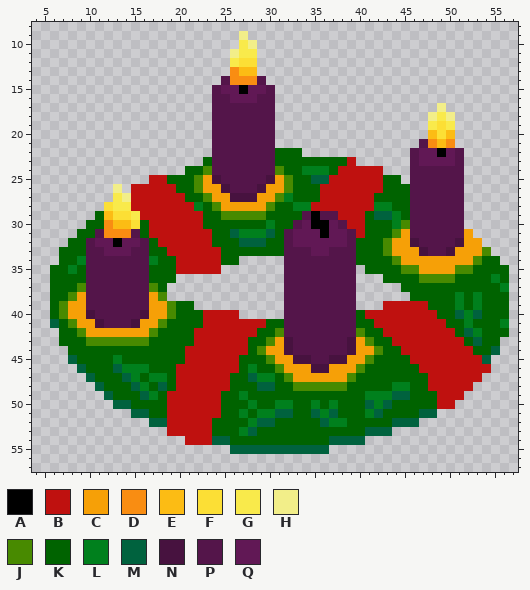
Edited in one commit: pixel-art sprite (Assets/FuerWinter/Adventskranz.png). The first picture shows the starting point.
The file is 64x64 pixels. Shown: x 4..57, y 8..57.
Palette (. is transparent): A #000000  B #bf110f  C #f6a007  D #f98d12  E #fcbc14  F #fcdf35  G #f9ea4b  H #f2ee89  J #488a00  K #006300  L #00801d  M #00623e  N #47123f  P #54154a  Q #611855
Pixels before (only the part around the change), first column x 4:
 8 ......................................................
 9 .......................H..............................
10 .......................GH.............................
11 ......................HGG.............................
12 ......................GFF.............................
13 ......................DEE.............................
14 .....................PDDDP............................
15 ....................PQQAQQP...........................
16 ....................PPQQQPP...........................
17 ....................PPPPPPP..................H........
18 ....................PPPPPPP.................HGH.......
19 ....................PPPPPPP.................GFG.......
20 ....................PPPPPPP.................EFE.......
21 ....................PPPPPPP................PDED.......
22 ....................PPPPPPPKKK............PQQAQP......
23 ...................KPPPPPPPKKKKKKKKB......PQQQQP......
24 .................KKJPPPPPPPJKKLLLKBBBBB...PPPPPP......
25 .............BBKKKJCNPPPPPNCJKKMMBBBBBBKK.PPPPPP......
26 .........H.BBBBBKKJCCNPPPNCCJKKKBBBBBBBKKKPPPPPP......
27 .........GHBBBBBBKKJCCNNNCCJLKKKBBBBBBKKKKPPPPPP......
28 ........FGGBBBBBBBLKJCCCCCJKKLLBBBBBBBLLKKPPPPPP......
29 .......KEFFGBBBBBBBKKJJJJJKKKKPAPPBBBKMMLKPPPPPP......
30 ......KKDEEFKBBBBBBKKKKKKKLKKPQAAQPBBKKKLJPPPPPP......
31 .....KKPDDDPKBBBBBBBKKMLLLMKPQQQAQQPBKKKJCPPPPPPC.....
32 ....KKPQQAQQPKBBBBBBKKKMMMKKPQQQQQQPKKKJCCNPPPPNCC....
33 ...KKKPPQQQPPKKBBBBBBKKKKKKKPPPQQPPPKKKJCCCNPPNCCCJ...
34 ...KKLPPPPPPPLKKBBBBBKK.....PPPPPPPPKKKKJCCCCCCCCJKK..
35 ..KKLKPPPPPPPKKKBBBBB.......PPPPPPPP.KKKKJJCCCCJJKKKK.
36 ..KKKKPPPPPPPKKK............PPPPPPPP...KKKKJJJJKKKKLK.
37 ..KKKJPPPPPPPJK.............PPPPPPPP.....KKKKKKKKKKKL.
38 ..KKJCPPPPPPPCJ.............PPPPPPPP......KKKKKLKLKKK.
39 ..KJCCPPPPPPPCCJKK..........PPPPPPPP...BBBBBKKKLKLKKK.
40 ..KJCCNPPPPPNCCJKKKBBBB.....PPPPPPPPKBBBBBBBBKKMLMKKK.
41 ..MKJCCNPPPNCCJKKKKBBBBBBBKKPPPPPPPPKKBBBBBBBBKKLKKKL.
42 ...KKJCCCCCCCJKKKKBBBBBBBKKJPPPPPPPPJKKBBBBBBBBKMLKKK.
43 ...KKKJJJJJJJKKKKKBBBBBBKKJCNPPPPPPNCJKKBBBBBBBBKMKK..
44 ....KKKKKKKKKKKKKBBBBBBBKJCCNPPPPPPNCCJKKBBBBBBBBKKM..
45 ....MKKKKLKKKKKKKBBBBBBKKKJCCNNPPNNCCJKKKKBBBBBBBBM...
46 .....MKKKMLLLKKKBBBBBBBKLKKJCCCNNCCCJKKKKKKBBBBBBBB...
47 ......MKKKMLKLLKBBBBBBKKMLLKJCCCCCCJKKKKKKKKBBBBBB....
48 .......MKKKMLKMKBBBBBBKKKMMKKJJJJJJKKKKKLLKKBBBBB.....
49 ........MKKKMLKBBBBBBKKLKKKKKKKKKKKKKLLLMMKKKBBB......
50 .........MMKKKKBBBBBBKKKLKKLLKKLKLKKKMLMKKKKKBB.......
51 ...........MMKKBBBBBBKKLKLLMMKKMLMKKKLMKKKKMM.........
52 .............MMBBBBBKKKKLMMKKKKKMLLKKKKKMMM...........
53 ...............BBBBBKKKLMKKKKKKKKKKKKMMM..............
54 .................BBBMMKKKKKKKKKKKMMMM.................
55 ......................MMMMMMMMMMM.....................
56 ......................................................
57 ......................................................
The result:
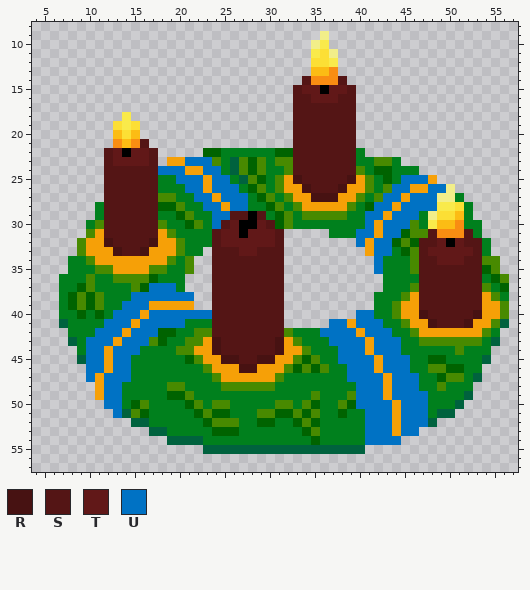
Colours new in this view: R #471212  S #541515  T #611818  U #0072c4
From old to new:
Changed rows in their new state; - is an unchanged pixel.
first column x 6:
 9 ---------------------.--------H--------------------
10 ---------------------..------HG--------------------
11 --------------------...------GFH-------------------
12 --------------------...------FFG-------------------
13 --------------------...------EED-------------------
14 -------------------.....----SDDDS------------------
15 ------------------.......--STTATTS-----------------
16 ------------------.......--SSTTTSS-----------------
17 ------------------.......--SSSSSSS---------.-------
18 --------G---------.......--SSSSSSS--------...------
19 -------FGF--------.......--SSSSSSS--------...------
20 -------EFE--------.......--SSSSSSS--------...------
21 -------DEDS-------.......--SSSSSSS-------....------
22 ------STATTS-----KKLLLLLL--SSSSSSSL-----......-----
23 ------STTTTS-CCUUUJLMJKJLJJSSSSSSSLLJJL-......-----
24 ------SSSSSSUUUCCUULMJKJLLJSSSSSSSJLKKLLL.....-----
25 ------SSSSSSLLUUU-UULMJKLJCRSSSSSRCJL-LUUUC...-----
26 ------SSSSSSLLLUU-UUULKJLJCCRSSSRCCJLJUUCCUUH.-----
27 ------SSSSSSJJLLUU-UUULKJLJCCRRRCCJLJUUCUUUHHL-----
28 -----LSSSSSSKKJL-UU-UULLKJLJCCCCCJLKUUCUUUUGGFL----
29 -----LSSSSSSLLKJLLUUSSASL-JLJJJJJLLUUCUUULHFFEL----
30 ----LJSSSSSSJLLKJLUSTAATS-JLLLLLLLLUCUUUJLGEEDLL---
31 ---.JCSSSSSSCJLLLLSTTATTTS.....LLLUUCUUKJJSDDDSL---
32 --.JCCRSSSSRCCJLLLSTTTTTTS........UCUUKJKSSTATSSL--
33 -..JCCCRSSRCCCJLL.SSSTTSSS.........CUULKJSTTTTTSL--
34 -.L-JCCCCCCCCJLJ..SSSSSSSS..........ULLLJSSTTTSSJJ-
35 ..-LLJJCCCCJJLLJ..SSSSSSSS........-.ULLL-SSSSSSS-J.
36 .LLLJLLJJJJ-LLL---SSSSSSSS........---LLLLSSSSSSSLKJ
37 .LLKJLLLLJKUUUL---SSSSSSSS........---LLLJSSSSSSSJLK
38 .LKJKJLLLUUUUUUU--SSSSSSSS........--LLLJCSSSSSSSCJL
39 .LKJKJLLUUU--CCC--SSSSSSSS........--LLJCCSSSSSSSCCJ
40 .LLKLKLUUUCUUUUUUUSSSSSSSS........UULLJCCRSSSSSRCCJ
41 .MLLLLUUUCUUUUULLLSSSSSSSS.....UUCUUULLJCCRSSSRCCJM
42 -.LLLUUU-UUU--LLJJSSSSSSSSJLLLUUUUCUUULLJCCCCCCCJL.
43 -.MLUUUCUUUJ-LLJJCRSSSSSSRCJLLLUUUUCUUULLJJJJJJJLM-
44 --.LUUCUUULLLLJJCCRSSSSSSRCCJLLLUUU-UUULLLLLLJLLL.-
45 --.MUUCUULLLLLLKJCCRRSSRR--JKJLLUUUUCUUULLKKLLLL---
46 ---.UUCUU--LLLLLLJCCCRRCCCJKJKJLLUUUCUUULLJJKKLL.--
47 ----UCUUU-L--LLLLLJCCCCCCJLLLLLLLUUUUCUUULLKJJLM---
48 -----CUULL-LLJJLLLLJJJJJJLLLLLLLLLUUUCUUULLJLLL----
49 -----CUULLL-LKKJLLLLL-LLLLLLLJLLLJUUUCUUUULLLLM----
50 ------UUL-JLLLLKJLJJLL-LLJJLJKL-J-UUUUCUUULLLM-----
51 -------UMJKLLLLLKJK-L-LJJKKJ-J-L-LLUUUCUUULMM------
52 ---------MMLLLLLLKJJJL-KKLL-J-L--LLUUUCUUUM--------
53 -----------MMLLLLL----LLLLLL-JLLLLLUUUCUU----------
54 -------------MMMMLLLLLLLLLLLL-LLLLLUUUU------------
55 -----------------MMM-----------MMMM----------------
Changed places in both pictures, as pixel boxes (x1, y1, x2, y2):
changed: (50, 31, 509, 454)
